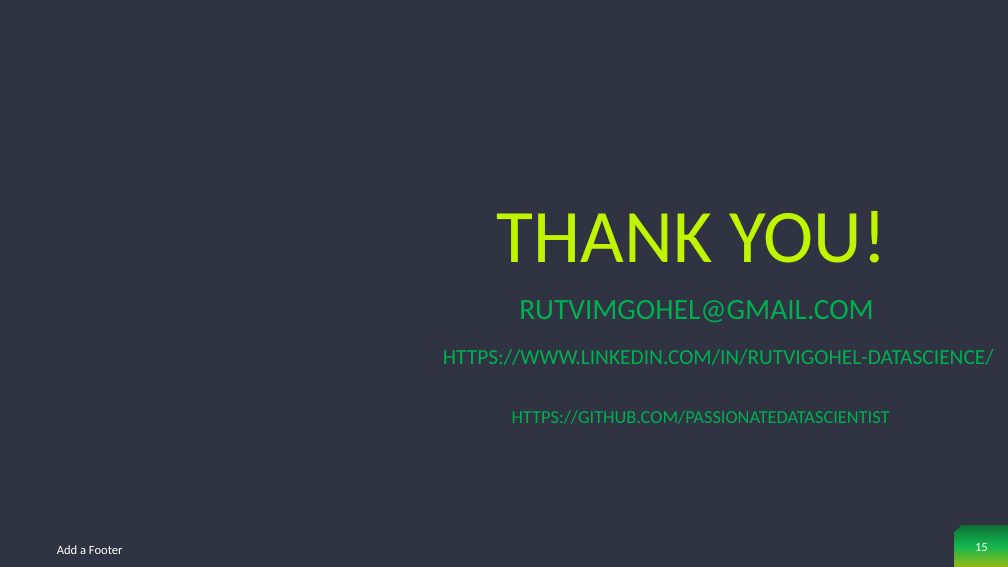
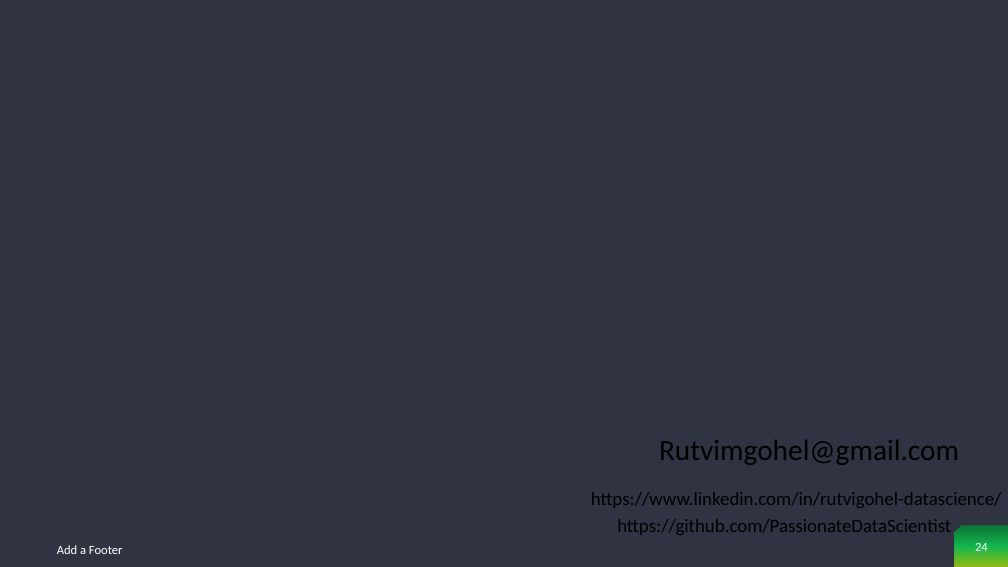
Before and after one commit to PassionateDataScientist/Laptop_price_capstone2, a slide deck: slide 24 of Laptop Price Prediction.pptx (slide 15 before the commit). Drawn at 1008x567 pixels with LibreOffice and Linux fonts; fonts in the diff are those of the drawing; background and template pictures are left out. Boxes give left, top, right and bottom in pixels: in the first picture for what was removed or moved away, otherwise in the second. Text is boxed around its words. In the diff, an @@ line names an element or a change of style, - is before the commit and + after.

Commit message:
'updated'

```diff
--- a/Laptop Price Prediction.pptx
+++ b/Laptop Price Prediction.pptx
@@ text removed at <box>497,211,886,263</box> @@
-THANK YOU!
@@ text at <box>659,440,959,465</box>: text changed; text colour #00B050 to #000000 @@
-RUTVIMGOHEL@GMAIL.COM
+Rutvimgohel@gmail.com
@@ text at <box>591,492,1002,508</box>: text changed; size 20.4 to 18 pt; text colour #00B050 to #000000 @@
-HTTPS://WWW.LINKEDIN.COM/IN/RUTVIGOHEL-DATASCIENCE/
+https://www.linkedin.com/in/rutvigohel-datascience/
@@ text at <box>617,519,951,535</box>: text changed; size 17.5 to 18 pt; text colour #00B050 to #000000 @@
-HTTPS://GITHUB.COM/PASSIONATEDATASCIENTIST
+https://github.com/PassionateDataScientist
@@ page number at <box>975,543,988,551</box>: text changed @@
-15
+24
```
Also in this commit, not shown: 1 other slide changed, 9 slides added.
